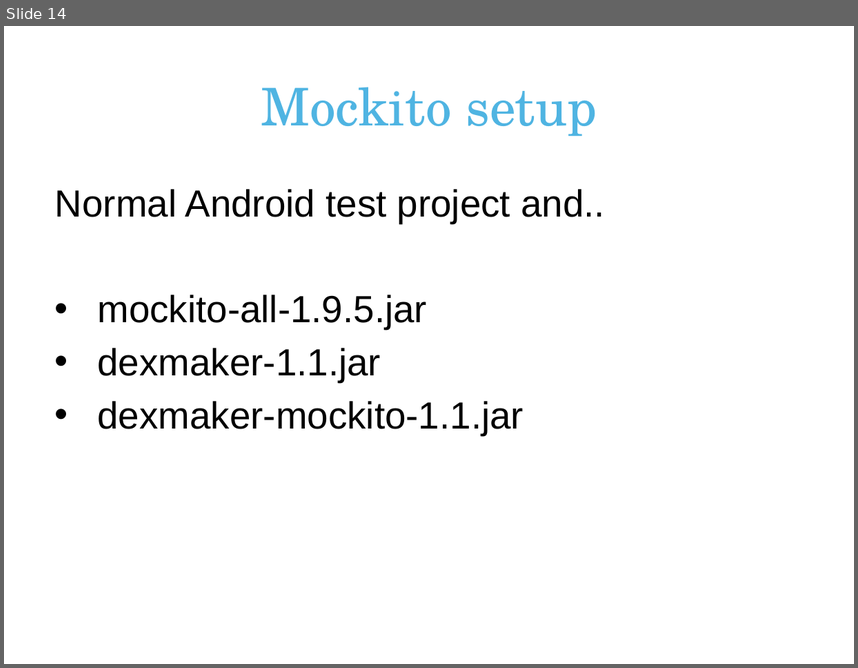
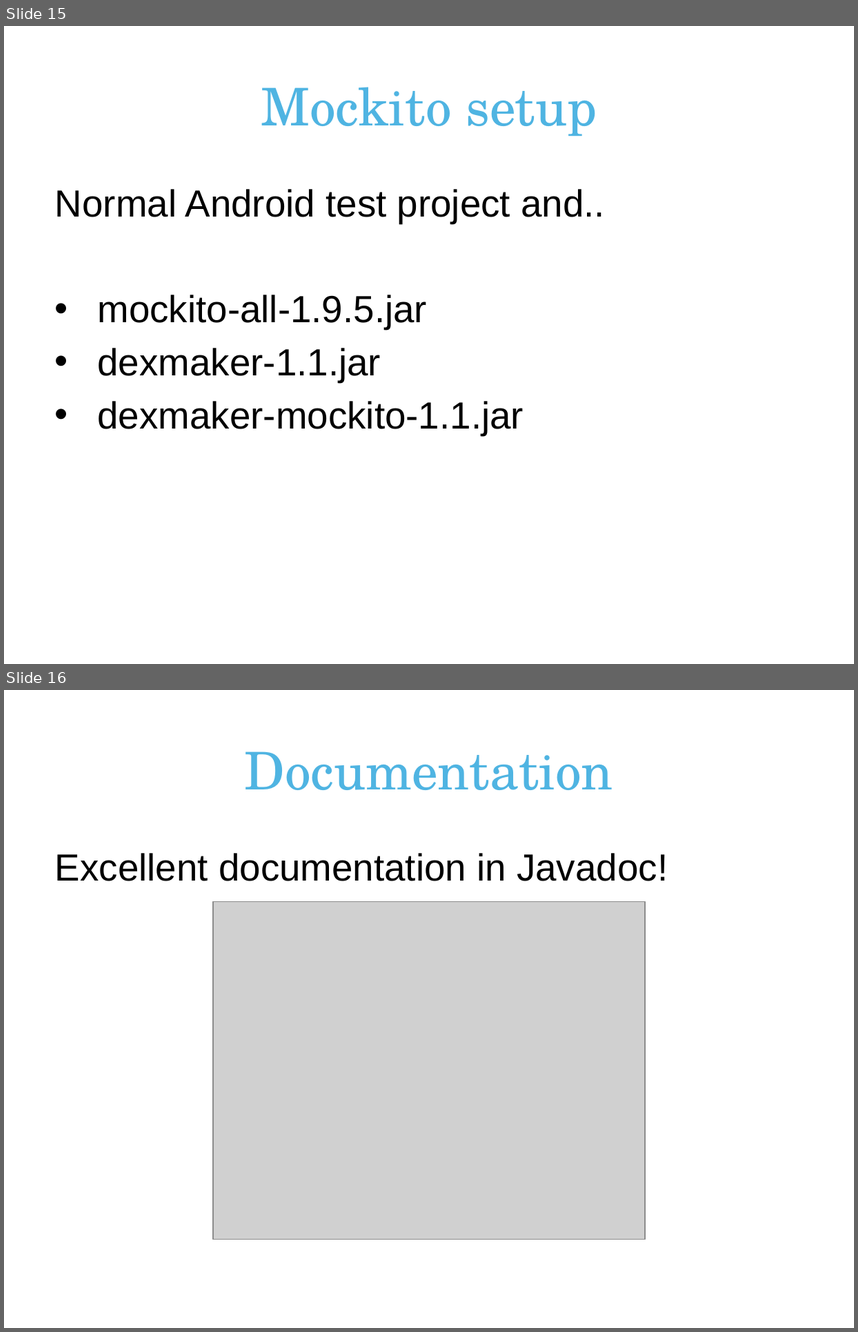
Before and after one commit to erjw/mockito-basic-lab, a slide deck: mockito-presentation.pptx. Shown one above the other, each under a label of ours: slide 14 before the commit, slides 15 and 16 after it. The pictures are 858x668 and 858x1332 pixels, drawn with LibreOffice and Linux fonts; fonts in the diff are those of the drawing; grey boxes stand for pictures; background and template pictures are left out. Boxes give left, top, right and bottom in pixels: in the first picture for what was removed or moved away, otherwise in the second. Text is boxed around its words. In the diff, an @@ line names an element or a change of style, - is before the commit and + after.

```diff
--- a/mockito-presentation.pptx
+++ b/mockito-presentation.pptx
@@ slide 16 added at (4, 690, 854, 1328), background #FFFFFF @@
@@ title added at (245, 751, 613, 790), 44 pt, text #4FB4E2 @@
+Documentation
@@ text added at (55, 853, 668, 881), 32 pt, text #000000 @@
+Excellent documentation in Javadoc!
@@ picture added at (213, 902, 645, 1239) @@
@@ what was slide 14 is now slide 15 @@
```
Also in this commit, not shown: 9 slides changed, 1 other slide added, 1 slide removed.
